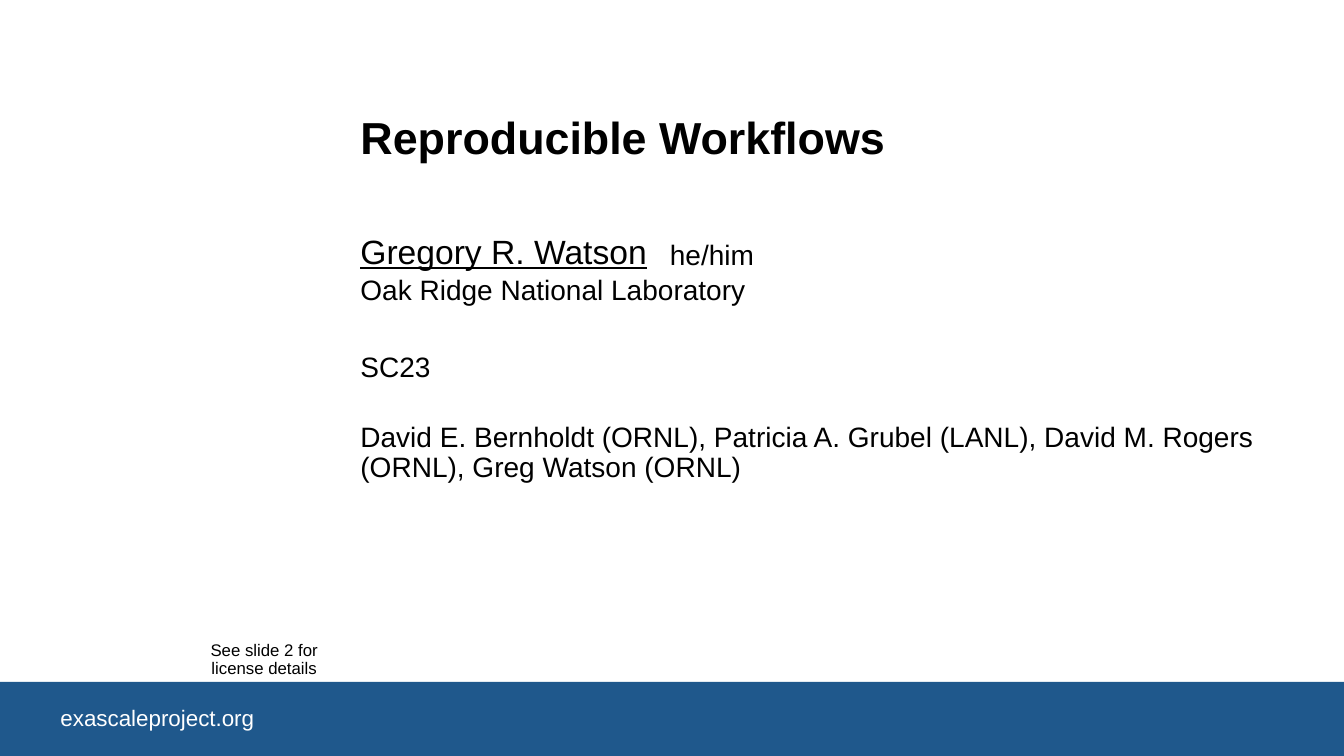
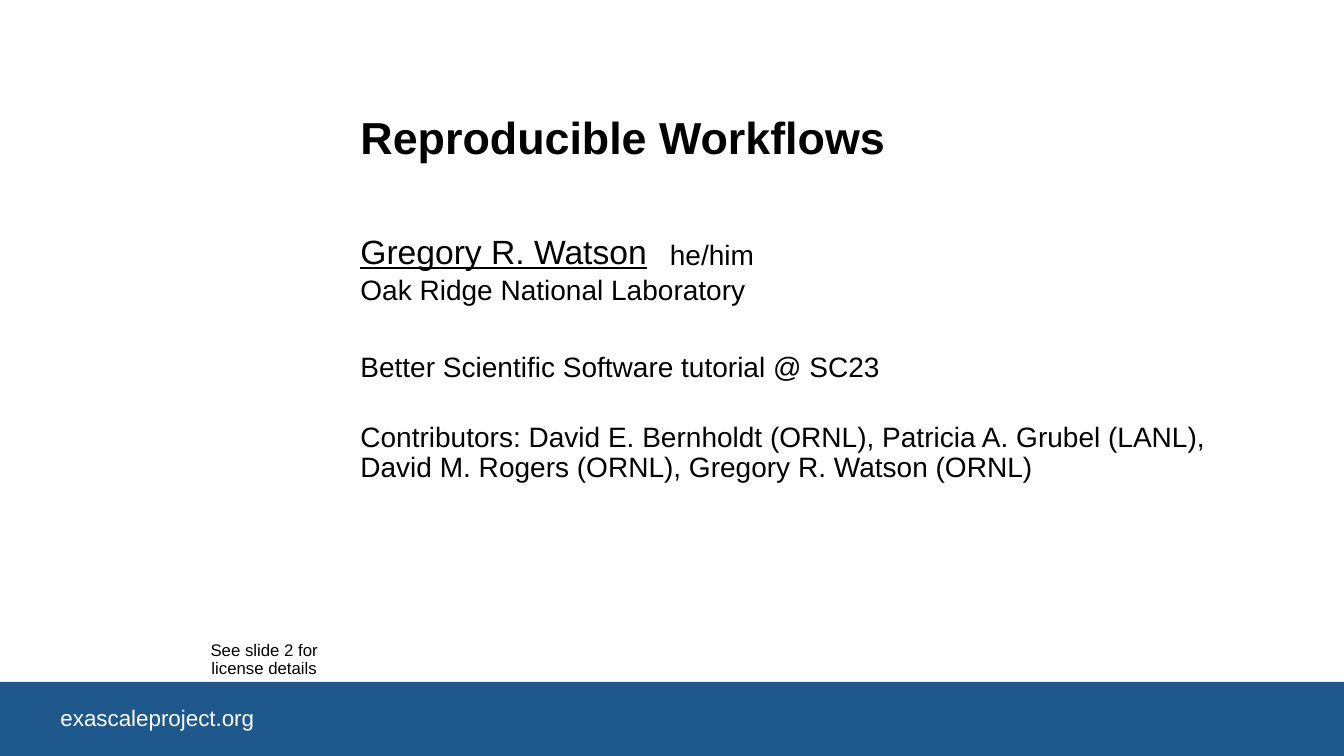
Before and after one commit to bssw-tutorial/presentations, a slide deck: slide 1 of rep-workflows.pptx. Drawn at 1344x756 pixels with LibreOffice and Linux fonts; fonts in the diff are those of the drawing; background and template pictures are left out. Boxes give left, top, right and bottom in pixels: in the first picture for what was removed or moved away, otherwise in the second. Text is boxed around its words. In the diff, an @@ line names an element or a change of style, - is before the commit and + after.

Commit message:
Removed Summit containers; added workflow paradigms

```diff
--- a/rep-workflows.pptx
+++ b/rep-workflows.pptx
@@ text at <box>360,356,879,378</box>: text changed @@
-SC23
+Better Scientific Software tutorial @ SC23
@@ text at <box>360,426,1205,482</box>: text changed @@
-David E. Bernholdt (ORNL), Patricia A. Grubel (LANL), David M. Rogers (ORNL), Greg Watson (ORNL)
+Contributors: David E. Bernholdt (ORNL), Patricia A. Grubel (LANL), David M. Rogers (ORNL), Gregory R. Watson (ORNL)
```
Also in this commit, not shown: 12 other slides changed, 12 slides added, 1 slide removed.
